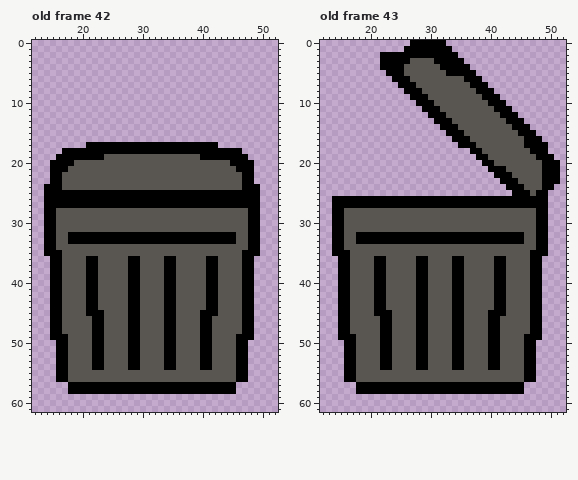
Pixel-art file -- asprite/items.aseprite. Above is the file before it was changed.
64x64 pixels, 44 frames. Colours within 5 levels of each other are drawn and written as one. Shown: old frame 42: x 12..52, y 0..61; old frame 43: x 12..52, y 0..61. The commit also changed other frames, which this record leaves out.
New version:
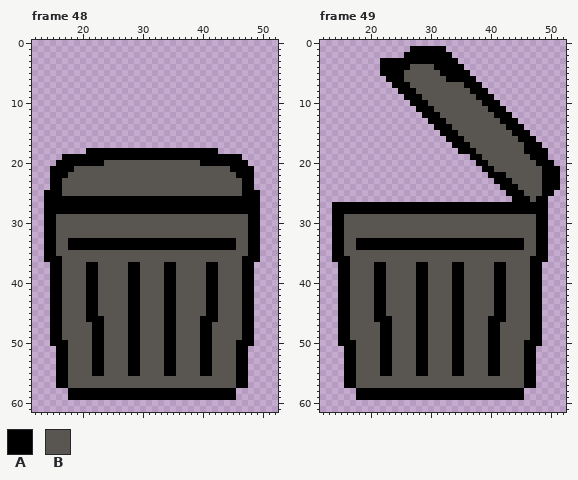
Palette (. is transparent): A #000000  B #595652
A new or re-ordered frame is compared with the old frame closest to it.
Edits made:
frames 44 -> 56
Changed rows in their new state; - is an unchanged pixel.
Frame 48 is new; against old frame 42, layers "Layer 5", "Layer 4":
first column x 14:
17 -------......................-------
18 ---....----------------------....---
19 --.-------AAAAAAAAAAAAAAAA-------.--
20 -.---AAAAA----------------AAAAA---.-
21 ----A--------------------------A----
22 ---A----------------------------A---
24 .----------------------------------.
25 ---BBBBBBBBBBBBBBBBBBBBBBBBBBBBBB---
28 --AAAAAAAAAAAAAAAAAAAAAAAAAAAAAAAA--
first column x 14:
32 ----BBBBBBBBBBBBBBBBBBBBBBBBBBBB----
34 ----AAAAAAAAAAAAAAAAAAAAAAAAAAAA----
35 --B------------------------------B--
36 A------BB-----BB----BB-----BB------A
first column x 15:
45 --------B----------------B--------
46 ------A--------------------A------
49 --B----------------------------B--
50 A--------------------------------A
first column x 16:
55 ------AA----AA----AA----AA------
57 AABBBBBBBBBBBBBBBBBBBBBBBBBBBBAA
59 --AAAAAAAAAAAAAAAAAAAAAAAAAAAA--
Frame 49 is new; against old frame 43, layers "Layer 5", "Layer 4":
first column x 14:
 0 -------------......-------------------
 1 ------------.------.------------------
 2 --------....--------.-----------------
 3 -------------AAAA----.----------------
 4 ------------A----A----.---------------
 5 --------A---------A----.--------------
 6 ---------A--B------AAA--.-------------
 7 ----------A--B--------A--.------------
 8 -----------A--B--------A--.-----------
 9 ------------A--B--------A--.----------
10 -------------A--B--------A--.---------
11 --------------A--B--------A--.--------
12 ---------------A--B--------A--.-------
13 ----------------A--B--------A--.------
14 -----------------A--B--------A--.-----
15 ------------------A--B--------A--.----
16 -------------------A--B--------A--.---
17 --------------------A--B-----------.--
18 ---------------------AA-B-------A-----
19 -----------------------A-B-------A--.-
20 ------------------------A-B-------A--.
21 -------------------------A-BB---------
22 --------------------------A--B--------
23 ---------------------------A--B-------
24 ----------------------------A--B-----A
25 -----------------------------A--B-B-A-
26 ..............................---B----
28 --AAAAAAAAAAAAAAAAAAAAAAAAAAAAAAAA----
first column x 14:
32 ----BBBBBBBBBBBBBBBBBBBBBBBBBBBB----
34 ----AAAAAAAAAAAAAAAAAAAAAAAAAAAA----
35 --B------------------------------B--
36 A------BB-----BB----BB-----BB------A
first column x 15:
45 --------B----------------B--------
46 ------A--------------------A------
49 --B----------------------------B--
50 A--------------------------------A
first column x 16:
55 ------AA----AA----AA----AA------
57 AABBBBBBBBBBBBBBBBBBBBBBBBBBBBAA
59 --AAAAAAAAAAAAAAAAAAAAAAAAAAAA--
